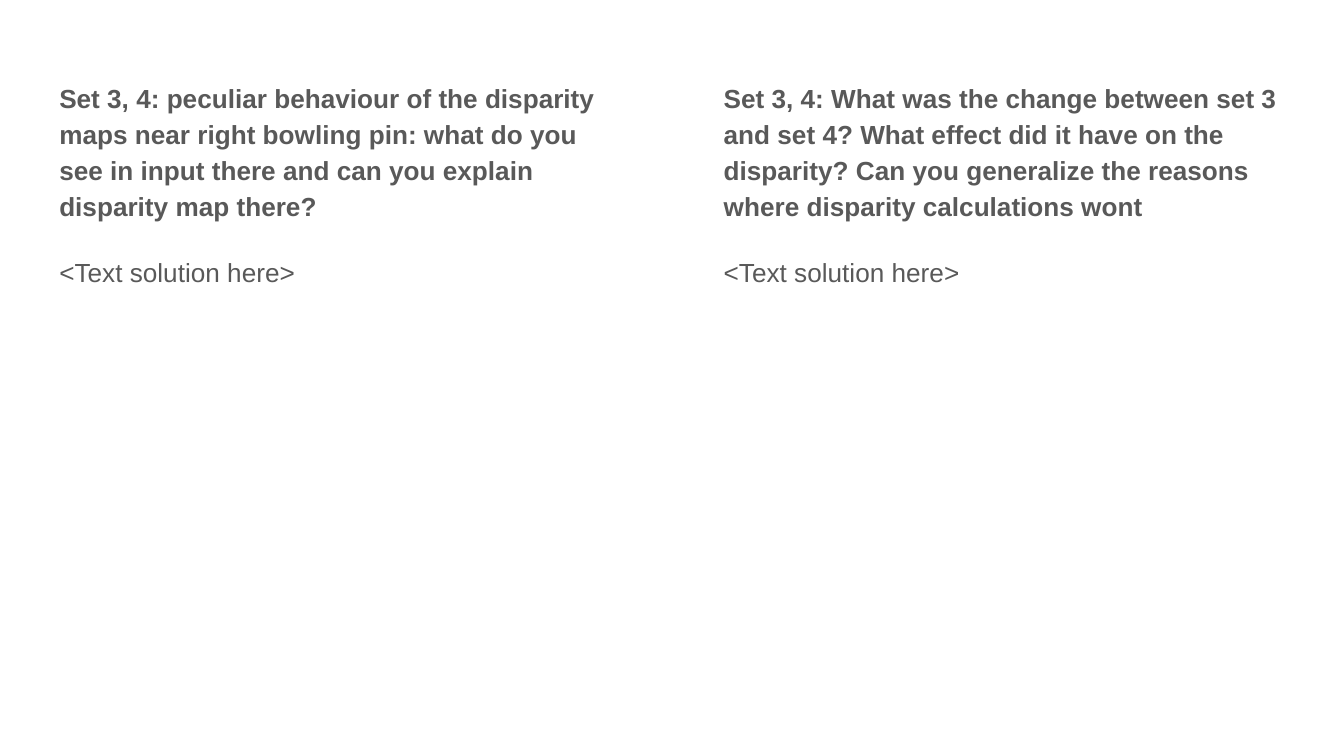
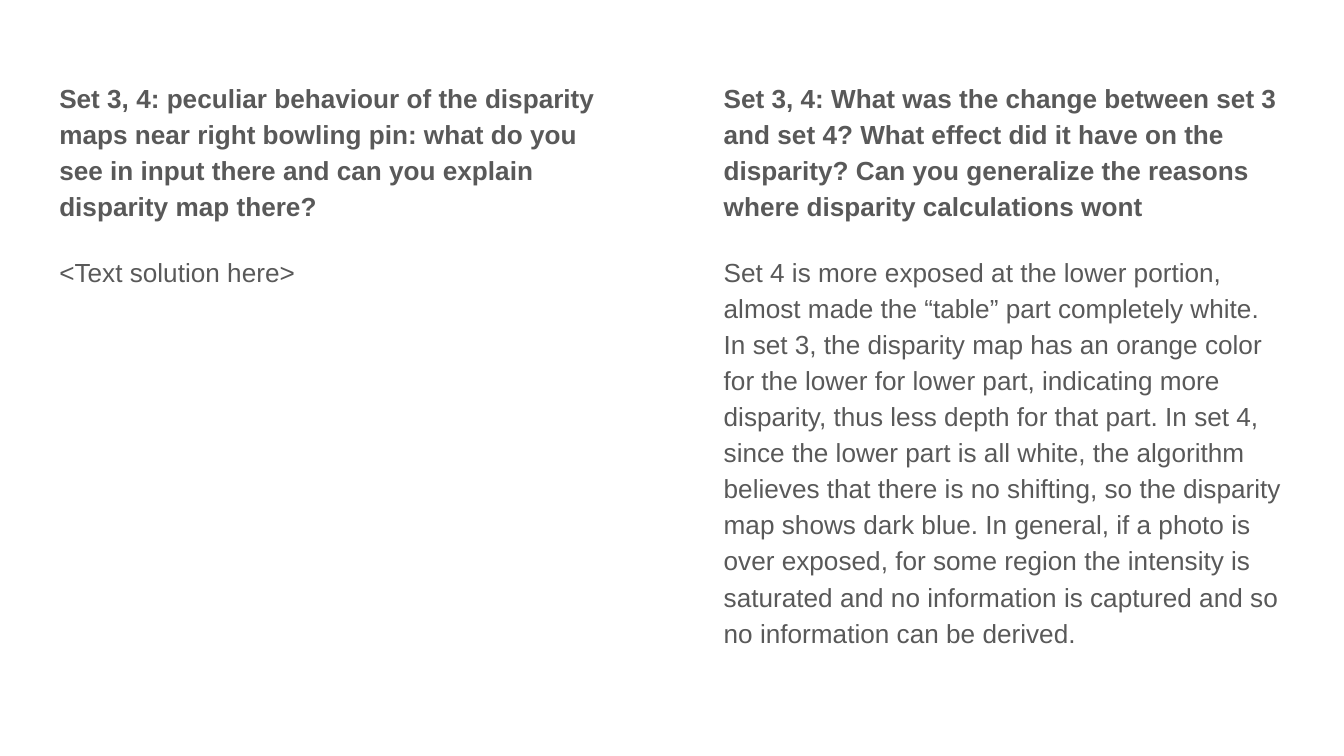
Before and after one commit to jielyugt/depth_estimation, a slide deck: slide 8 of proj4_template.pptx. Drawn at 1344x756 pixels with LibreOffice and Linux fonts; fonts in the diff are those of the drawing. Boxes give left, top, right and bottom in pixels: in the first picture for what was removed or moved away, otherwise in the second. Text is boxed around its words. In the diff, an @@ line names an element or a change of style, - is before the commit and + after.

```diff
--- a/proj4_template.pptx
+++ b/proj4_template.pptx
@@ text at bbox=[724, 263, 1280, 643]: text changed @@
-<Text solution here>
+Set 4 is more exposed at the lower portion, almost made the “table” part completely white. In set 3, the disparity map has an orange color for the lower for lower part, indicating more disparity, thus less depth for that part. In set 4, since the lower part is all white, the algorithm believes that there is no shifting, so the disparity map shows dark blue. In general, if a photo is over exposed, for some region the intensity is saturated and no information is captured and so no information can be derived.
```
Also in this commit, not shown: 13 other slides changed.
